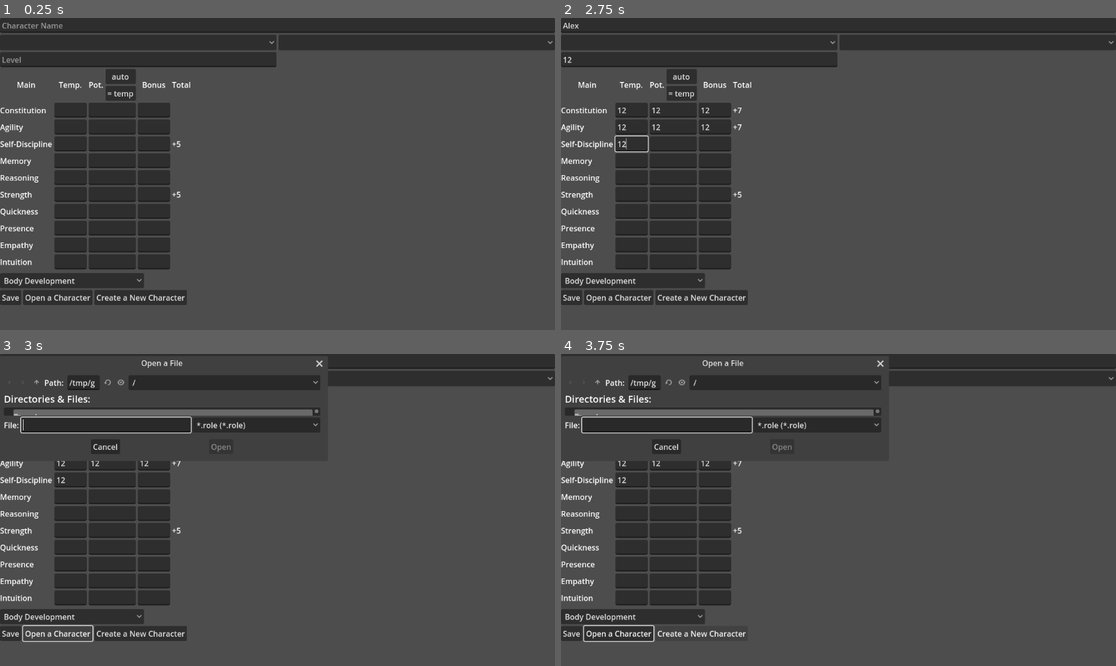
Above: before the commit, frames 1-4 (two rows, left to right).
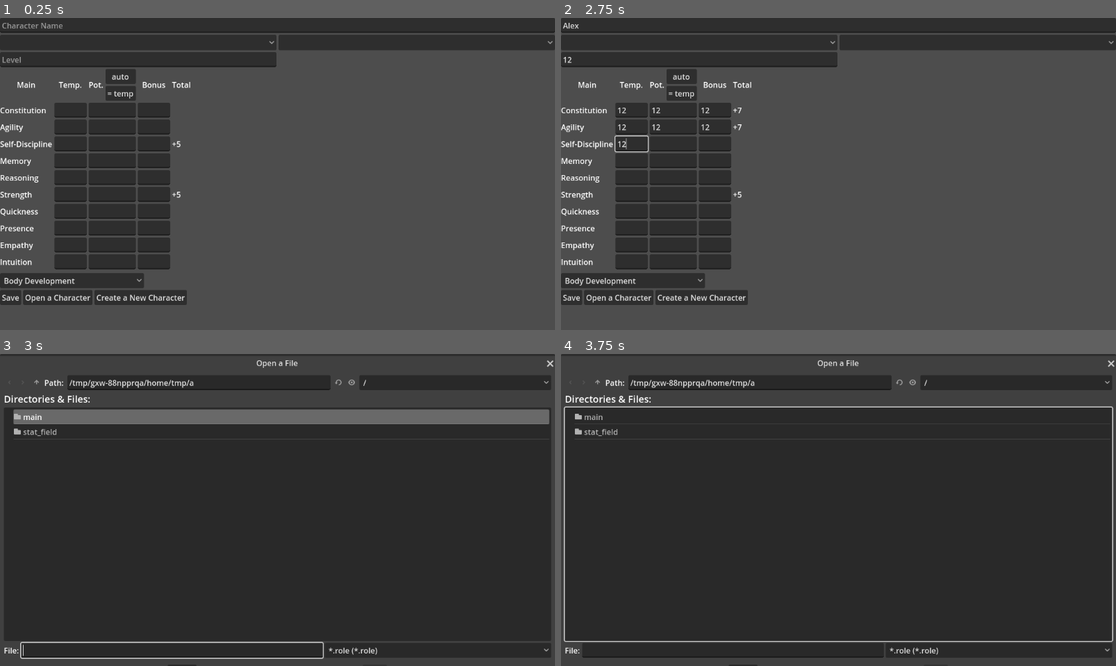
Above: after the commit, the same moments.

Repository: the-alex-g/RMCalculator
Game: Godot game, scene res://main/main.tscn
Same seed, same stepped clock (60 frames per second), same inputs: the game is played once before the commit and once after it.
Inputs (mouse positions are in pixels of both pictures, inside the frame that each line leads up to):
- Up to frame 1 (0.25 s): no input
- Up to frame 2 (2.75 s): click (838, 24) at 0.52 s; type "Alex" at 0.6 s; click (699, 58) at 0.75 s; type "12" at 0.83 s; click (633, 111) at 0.98 s; type "12" at 1.07 s; click (672, 111) at 1.27 s; type "12" at 1.35 s; click (716, 111) at 1.5 s; type "12" at 1.58 s; click (633, 127) at 1.73 s; type "12" at 1.82 s; click (672, 127) at 2.02 s; type "12" at 2.1 s; click (716, 127) at 2.25 s; type "12" at 2.33 s; click (633, 142) at 2.48 s; type "12" at 2.57 s
- Up to frame 3 (3 s): click "Open a Character" at 2.75 s
- Up to frame 4 (3.75 s): click "Create a New Character" at 3.5 s

Frames 1-2 are identical in both runs. In frame 3, 61% of the frame differs, in the area x 0-100%, y 2-100%; in frame 4, 61%.

Commit message:
Make file dialog take up entire window

Diff:
--- a/main/main.gd
+++ b/main/main.gd
@@ -87,7 +87,7 @@
 	var file_dialog := FileDialog.new()
 	add_child(file_dialog)
 	file_dialog.access = FileDialog.ACCESS_FILESYSTEM
-	file_dialog.popup()
+	file_dialog.popup(get_viewport_rect())
 	file_dialog.add_filter("*.role")
 	file_dialog.file_mode = FileDialog.FILE_MODE_OPEN_FILE
 	_open(await file_dialog.file_selected)
